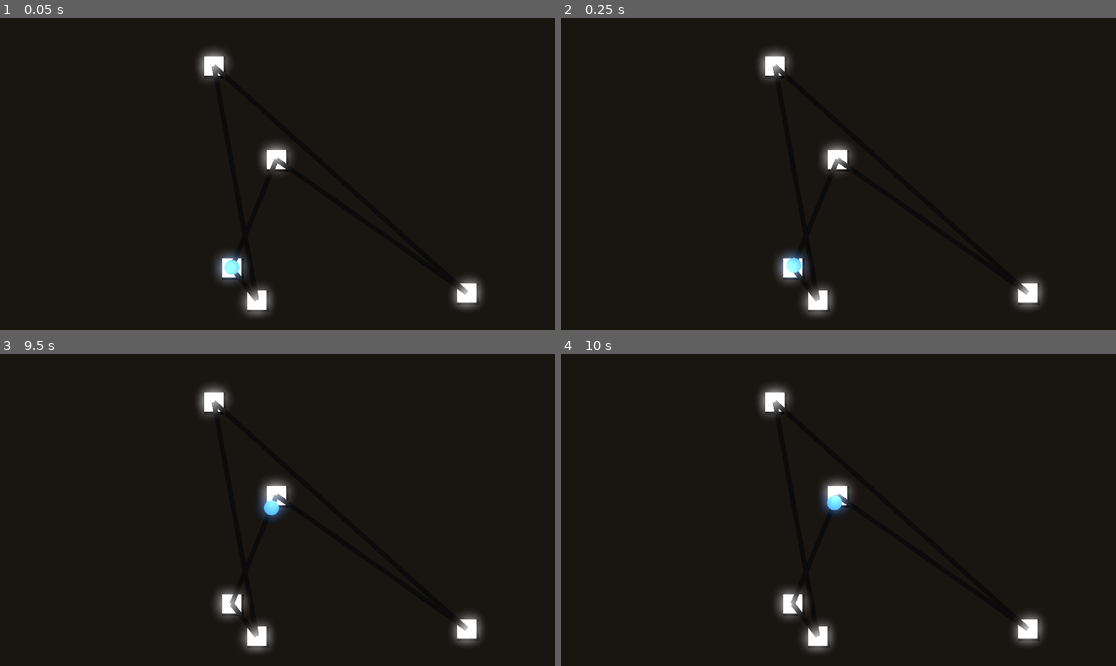
Above: before the commit, frames 1-4 (two rows, left to right).
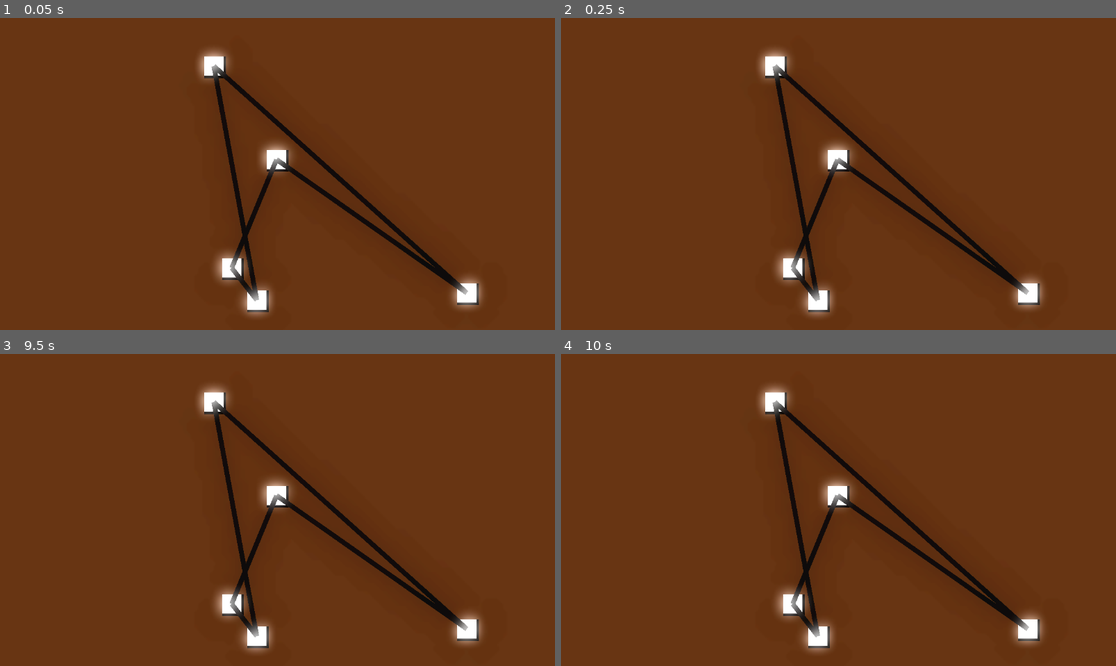
Above: after the commit, the same moments.

Repository: syshotdev/RiskyStrats
Game: Godot game, scene res://main.tscn
Two runs of this game, one before a commit and one after it. Both use one fixed random seed, a clock stepped at 60 frames per second and the inputs below.
Inputs (mouse positions are in pixels of both pictures, inside the frame that each line leads up to):
- Up to frame 1 (0.05 s): no input
- Up to frame 2 (0.25 s): no input
- Up to frame 3 (9.5 s): tap Enter at 0.5, 7.25 s; move the mouse to (399, 494) at 0.52 s; tap Q (Tier1, bound only after the commit) every 0.75 s from 0.6 to 8.85 s; click (399, 494) at 0.67 s; tap Space at 1.25 s; move the mouse to (166, 525) at 1.27 s; click (166, 525) at 1.42 s; move the mouse to (333, 441) at 2.02 s; click (333, 441) at 2.17 s; move the mouse to (249, 572) at 2.77 s; click (249, 572) at 2.92 s; move the mouse to (444, 556) at 3.52 s; click (444, 556) at 3.67 s; move the mouse to (111, 463) at 4.27 s; click (111, 463) at 4.42 s; move the mouse to (305, 510) at 5.02 s; click (305, 510) at 5.17 s; move the mouse to (194, 432) at 5.77 s; click (194, 432) at 5.92 s; move the mouse to (399, 494) at 6.52 s; click (399, 494) at 6.67 s; move the mouse to (166, 525) at 7.27 s; click (166, 525) at 7.42 s; move the mouse to (333, 441) at 8.02 s; click (333, 441) at 8.17 s; move the mouse to (249, 572) at 8.77 s; click (249, 572) at 8.92 s
- Up to frame 4 (10 s): tap Space at 9.5 s; move the mouse to (1005, 556) at 9.52 s; tap Q (Tier1, bound only after the commit) at 9.6 s; click (1005, 556) at 9.67 s

The runs differ from the first frame. In frame 1, 97% of the frame differs, in the area x 0-100%, y 0-100%; in frame 2, 97%; in frame 3, 97%; in frame 4, 97%.

Commit message:
Selection area soo close. Not bugfree yet. Added background, glow, and actual payload sending machanics.

Diff:
--- a/Objects/road.gd
+++ b/Objects/road.gd
@@ -47,8 +47,9 @@
 
 
 func moveAllRoadUnits(delta):
+	var copyUnits := currentUnits.duplicate(true)
 	for unitIndex in range(currentUnits.size()):
-		var roadUnit = currentUnits[unitIndex]
+		var roadUnit = copyUnits[unitIndex]
 
 		# Percentage goes up speed * delta (Or down if direction is node1)
 		roadUnit.progress += calculateRoadUnitSpeed(roadUnit, delta)
--- /dev/null
+++ b/Objects/selection_area.tscn
@@ -0,0 +1,25 @@
+[gd_scene load_steps=4 format=3 uid="uid://dqshkg4phk7r3"]
+
+[ext_resource type="Script" path="res://SelectionArea.gd" id="1_b4wyq"]
+
+[sub_resource type="RectangleShape2D" id="RectangleShape2D_c5hph"]
+
+[sub_resource type="RectangleShape2D" id="RectangleShape2D_hlpl3"]
+
+[node name="SelectionArea" type="Node2D" node_paths=PackedStringArray("selectionShape")]
+script = ExtResource("1_b4wyq")
+selectionShape = NodePath("Area2D/CollisionShape2D")
+whichShape = SubResource("RectangleShape2D_c5hph")
+
+[node name="ColorRect" type="ColorRect" parent="."]
+offset_right = 40.0
+offset_bottom = 40.0
+color = Color(1, 1, 1, 0.396078)
+
+[node name="Area2D" type="Area2D" parent="."]
+
+[node name="CollisionShape2D" type="CollisionShape2D" parent="Area2D"]
+shape = SubResource("RectangleShape2D_hlpl3")
+
+[connection signal="area_entered" from="Area2D" to="." method="selectionEntered"]
+[connection signal="area_exited" from="Area2D" to="." method="selectionExited"]
--- /dev/null
+++ b/SelectionArea.gd
@@ -0,0 +1,57 @@
+extends Node2D
+
+class_name SelectionArea
+
+signal changeSelectionArea(position1, position2)
+
+
+@export var selectionShape : CollisionShape2D
+@export var whichShape : Shape2D
+
+# Dictionary because no duplicates and more efficient
+var gameNodes : Dictionary
+
+
+
+func getNodesInArea(position1 : Vector2, position2 : Vector2):
+	setSelectionArea(position1, position2)
+	return getCurrentNodes()
+
+
+func getCurrentNodes() -> Array[GameNode]:
+	var outputNodes : Array[GameNode] = []
+	for gameNode in gameNodes.keys():
+		outputNodes.append(gameNode.get_parent())
+
+	return outputNodes
+
+
+func setSelectionArea(position1 : Vector2, position2 : Vector2):
+	var topLeft := findTopLeftMostCorner(position1, position2)
+	var bottomRight := findBottomRightMostCorner(position1, position2)
+	# Find TopLeft-most corner and set color rect and selection area same
+	position = findTopLeftMostCorner(position1, position2)
+	whichShape.size = bottomRight - topLeft
+	$ColorRect.size = bottomRight - topLeft
+
+	selectionShape.shape = whichShape
+
+
+func findTopLeftMostCorner(position1 : Vector2, position2 : Vector2) -> Vector2:
+	var x = min(position1.x, position2.x)
+	var y = min(position1.y, position2.y)
+	return Vector2(x,y)
+
+
+func findBottomRightMostCorner(position1 : Vector2, position2 : Vector2) -> Vector2:
+	var x = max(position1.x, position2.x)
+	var y = max(position1.y, position2.y)
+	return Vector2(x,y)
+
+
+func selectionEntered(area):
+	gameNodes[area] = 0.0
+
+
+func selectionExited(area):
+	gameNodes.erase(area)
--- a/main.gd
+++ b/main.gd
@@ -1,7 +1,18 @@
 extends Node2D
+
+
+@export var selectionArea : SelectionArea
+
+@onready var distributer : PayloadDistributer = PayloadDistributer.new()
 
 var roads
 var nodes
+
+var selectedNodes : Array[GameNode] = []
+
+var mouseClicked : bool = false
+var mousePositionStart : Vector2 = Vector2.ZERO
+var mousePositionEnd : Vector2 = Vector2.ZERO
 
 func _ready():
 	roads = find_child("Roads").get_children()
@@ -11,15 +22,41 @@
 	for road in roads:
 		setRoadNodeNeighbors(road)
 
-	var startNode = nodes[0]
-	var endNode = nodes[4]
 
-	var distributer = PayloadDistributer.new()
-	distributer.sendPayload(startNode,endNode,Unit.new(GameColors.colors.BLUE, 30))
+func _process(delta):
+	var leftClickPressed = Input.is_mouse_button_pressed(MOUSE_BUTTON_LEFT)
+
+	# If mouse wasn't already clicked and the left click is currently clicked
+	# (if mouse button left click just pressed)
+	if(not mouseClicked && leftClickPressed):
+		# Say the mouse has been clicked
+		mouseClicked = true
+		# Get start pos for slection area
+		mousePositionStart = get_global_mouse_position()
+	elif(leftClickPressed):
+		# Get end pos every frame to update selection area
+		mousePositionEnd = get_global_mouse_position()
+
+	selectedNodes = selectionArea.getNodesInArea(mousePositionStart, mousePositionEnd)
+	var randomValueNoUse = 0
 
 
-func _process(delta):
-	pass
+func _input(event):
+
+	# If the mouse was pressed or released and it wasn't a left click on, say the mouse isn't clicked
+	if event is InputEventMouseButton && not Input.is_mouse_button_pressed(MOUSE_BUTTON_LEFT):
+		mouseClicked = false
+
+	if(Input.is_action_just_pressed("Tier1")):
+			print(selectedNodes)
+			sendSelectedPayloads(selectedNodes, 80)
+	#elif event is InputEventAction:
+
+
+func sendSelectedPayloads(selectedNodes : Array[GameNode], amount : int):
+	for node in selectedNodes:
+		distributer.sendPayload(node,nodes[2],Unit.new(GameColors.colors.BLUE, amount))
+
 
 # Gets the road's node1 and node2 and sets themselves as neighbors
 func setRoadNodeNeighbors(road : Road):
--- a/main.tscn
+++ b/main.tscn
@@ -1,8 +1,9 @@
-[gd_scene load_steps=5 format=3 uid="uid://cvb7j4gup8mxa"]
+[gd_scene load_steps=6 format=3 uid="uid://cvb7j4gup8mxa"]
 
 [ext_resource type="Script" path="res://main.gd" id="1_0f1fw"]
 [ext_resource type="PackedScene" uid="uid://cjpcojig6iwdw" path="res://Objects/node.tscn" id="1_5ulmy"]
 [ext_resource type="PackedScene" uid="uid://cx5e5su7u3ix0" path="res://Objects/road.tscn" id="2_8i177"]
+[ext_resource type="PackedScene" uid="uid://dqshkg4phk7r3" path="res://Objects/selection_area.tscn" id="4_3nvu1"]
 
 [sub_resource type="Environment" id="Environment_p2hpy"]
 background_mode = 3
@@ -14,8 +15,9 @@
 glow_hdr_threshold = 0.0
 fog_light_color = Color(0.317647, 0.345098, 0.392157, 1)
 
-[node name="Main" type="Node2D"]
+[node name="Main" type="Node2D" node_paths=PackedStringArray("selectionArea")]
 script = ExtResource("1_0f1fw")
+selectionArea = NodePath("SelectionArea")
 
 [node name="Camera2D" type="Camera2D" parent="."]
 
@@ -61,6 +63,8 @@
 [node name="WorldEnvironment" type="WorldEnvironment" parent="."]
 environment = SubResource("Environment_p2hpy")
 
+[node name="SelectionArea" parent="." instance=ExtResource("4_3nvu1")]
+
 [connection signal="changeNodeColor" from="Nodes/Node" to="Nodes/Node/Control" method="changeNodeColor"]
 [connection signal="changeNodeColor" from="Nodes/Node2" to="Nodes/Node2/Control" method="changeNodeColor"]
 [connection signal="changeNodeColor" from="Nodes/Node3" to="Nodes/Node3/Control" method="changeNodeColor"]
--- a/payloadDistributer.gd
+++ b/payloadDistributer.gd
@@ -40,7 +40,6 @@
 		toCheck.remove_at(lowestCostIndex)
 
 		for neighbor in currentNode.neigbors:
-			print(neighbor)
 			# If it's been checked or it's not our color, don't check it
 			if neighbor in checked or neighbor.currentColor != currentColor:
 				continue
--- a/project.godot
+++ b/project.godot
@@ -14,6 +14,29 @@
 run/main_scene="res://main.tscn"
 config/features=PackedStringArray("4.2", "Forward Plus")
 
+[input]
+
+Tier1={
+"deadzone": 0.5,
+"events": [Object(InputEventKey,"resource_local_to_scene":false,"resource_name":"","device":-1,"window_id":0,"alt_pressed":false,"shift_pressed":false,"ctrl_pressed":false,"meta_pressed":false,"pressed":false,"keycode":0,"physical_keycode":81,"key_label":0,"unicode":113,"echo":false,"script":null)
+]
+}
+Tier2={
+"deadzone": 0.5,
+"events": [Object(InputEventKey,"resource_local_to_scene":false,"resource_name":"","device":-1,"window_id":0,"alt_pressed":false,"shift_pressed":false,"ctrl_pressed":false,"meta_pressed":false,"pressed":false,"keycode":0,"physical_keycode":87,"key_label":0,"unicode":119,"echo":false,"script":null)
+]
+}
+Tier3={
+"deadzone": 0.5,
+"events": [Object(InputEventKey,"resource_local_to_scene":false,"resource_name":"","device":-1,"window_id":0,"alt_pressed":false,"shift_pressed":false,"ctrl_pressed":false,"meta_pressed":false,"pressed":false,"keycode":0,"physical_keycode":69,"key_label":0,"unicode":101,"echo":false,"script":null)
+]
+}
+Tier4={
+"deadzone": 0.5,
+"events": [Object(InputEventKey,"resource_local_to_scene":false,"resource_name":"","device":-1,"window_id":0,"alt_pressed":false,"shift_pressed":false,"ctrl_pressed":false,"meta_pressed":false,"pressed":false,"keycode":0,"physical_keycode":82,"key_label":0,"unicode":114,"echo":false,"script":null)
+]
+}
+
 [rendering]
 
-environment/defaults/default_clear_color=Color(0.109804, 0.0980392, 0.0862745, 1)
+environment/defaults/default_clear_color=Color(0.34902, 0.184314, 0.0784314, 1)
